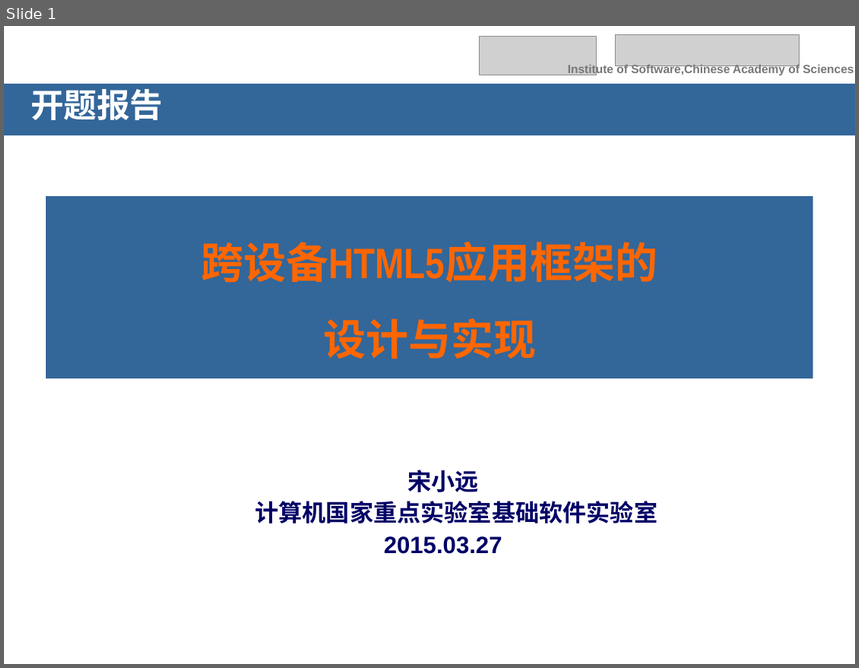
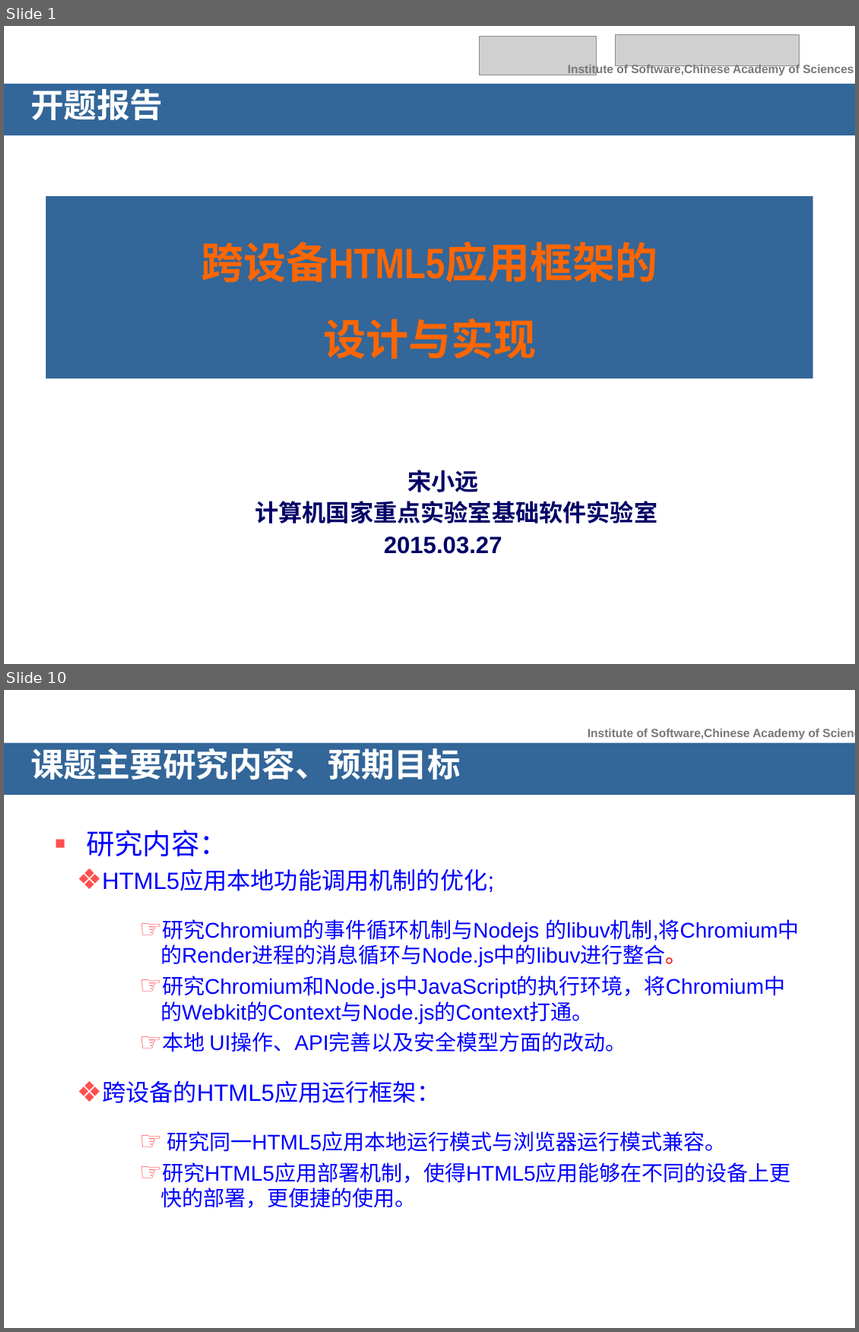
Before and after one commit to songxiaoyuan/MyOrdinaryFiles, a slide deck: 开题报告/开题报告_宋小远.ppt. Shown one above the other, each under a label of ours: slide 1 before the commit, slides 1 and 10 after it; the slides between them are not shown. The pictures are 859x668 and 859x1332 pixels, drawn with LibreOffice and Linux fonts; fonts in the diff are those of the drawing; grey boxes stand for pictures; background and template pictures are left out. Boxes give left, top, right and bottom in pixels: in the first picture for what was removed or moved away, otherwise in the second. Text is boxed around its words. In the diff, an @@ line names an element or a change of style, - is before the commit and + after.

```diff
--- a/开题报告/开题报告_宋小远.ppt
+++ b/开题报告/开题报告_宋小远.ppt
@@ slide 10 added at bbox=[4, 690, 855, 1328], background picture (left out) @@
@@ text added at bbox=[588, 729, 820, 739], 10 pt, text #777777, bold @@
+Institute of Software,Chinese Academy of Sciences
@@ title added at bbox=[4, 742, 855, 795], fill #336699, 28 pt, text #FFFFFF, bold @@
+课题主要研究内容、预期目标
@@ text added at bbox=[86, 830, 800, 1208], 18 pt, text #0000FF @@
+▪ 研究内容：
+  ❖ HTML5应用本地功能调用机制的优化;
+    ☞ 研究Chromium的事件循环机制与Nodejs 的libuv机制,将Chromium中的Render进程的消息循环与Node.js中的libuv进行整合。
+    ☞ 研究Chromium和Node.js中JavaScript的执行环境，将Chromium中的Webkit的Context与Node.js的Context打通。
+    ☞ 本地 UI操作、API完善以及安全模型方面的改动。
+  ❖ 跨设备的HTML5应用运行框架：
+    ☞ 研究同一HTML5应用本地运行模式与浏览器运行模式兼容。
+    ☞ 研究HTML5应用部署机制，使得HTML5应用能够在不同的设备上更快的部署，更便捷的使用。
```
Also in this commit, not shown: 8 slides changed, 11 other slides added, 12 slides removed, 15 other files.
